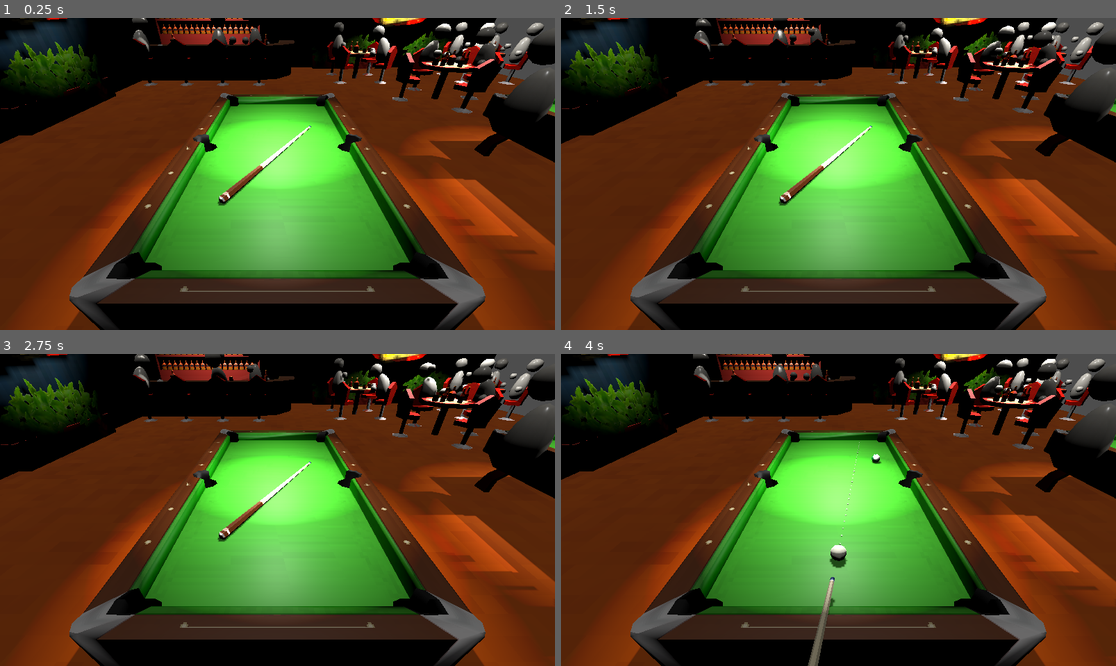
Above: before the commit, frames 1-4 (two rows, left to right).
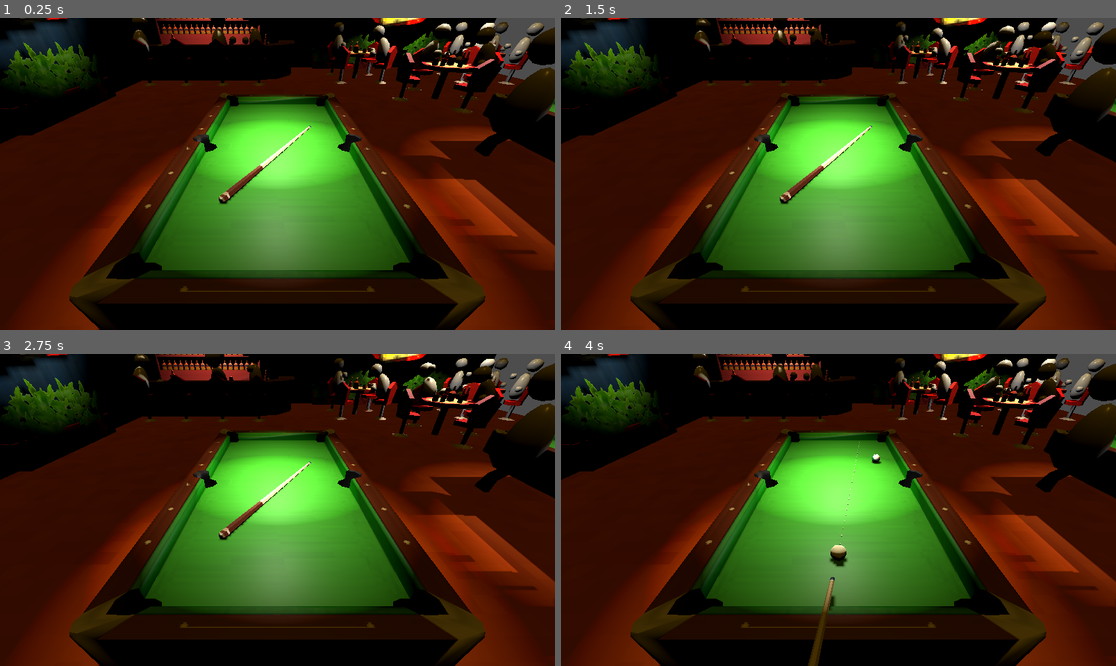
Above: after the commit, the same moments.

Repository: SaraLunaDev/LevelUp_GameJam_JSGS
Game: Godot game, scene res://Scenes/Debug/prueba_juego.tscn
Same seed, same stepped clock (60 frames per second), same inputs: the game is played once before the commit and once after it.
Inputs (mouse positions are in pixels of both pictures, inside the frame that each line leads up to):
- Up to frame 1 (0.25 s): no input
- Up to frame 2 (1.5 s): tap Enter at 0.5 s; move the mouse to (960, 158) at 0.52 s; press the mouse at (960, 158) at 0.53 s; release the mouse at (960, 158) at 1.25 s; drag from (727, 189) to (810, 236) at 1.27 s
- Up to frame 3 (2.75 s): tap Space at 2 s; move the mouse to (333, 441) at 2.02 s; press the mouse at (333, 441) at 2.03 s
- Up to frame 4 (4 s): release the mouse at (894, 441) at 2.75 s; drag from (810, 572) to (672, 463) at 2.77 s; tap Enter at 3.5 s; move the mouse to (1005, 556) at 3.52 s; press the mouse at (1005, 556) at 3.53 s; hold S from 3.53 s (still down)

The runs differ from the first frame. In frame 1, 61% of the frame differs, in the area x 0-100%, y 0-100%; in frame 2, 61%; in frame 3, 61%; in frame 4, 61%.

Commit message:
Cambiar Luz para probar Merge al Main

Diff:
--- a/Scenes/Debug/prueba_juego.tscn
+++ b/Scenes/Debug/prueba_juego.tscn
@@ -258,7 +258,14 @@
 transform = Transform3D(1, 0, 0, 0, 1, 0, 0, 0, 1, -9.47621e-08, 1.08381, 0.323483)
 light_energy = 2.0
 shadow_enabled = true
-spot_range = 14.004
+spot_range = 15.0
+spot_angle = 50.1478
+
+[node name="SpotLight3D11" type="SpotLight3D" parent="Luces"]
+transform = Transform3D(1, 0, 2.5411e-21, 0, 1, 0, 0, 0, 1, 6.00703e-08, -0.687516, 0.323483)
+light_energy = 2.0
+shadow_enabled = true
+spot_range = 15.0
 spot_angle = 50.1478
 
 [node name="SpotLight3D9" type="SpotLight3D" parent="Luces"]
@@ -286,13 +293,6 @@
 
 [node name="SpotLight3D3" type="SpotLight3D" parent="Luces"]
 transform = Transform3D(1, 0, 0, 0, 1, 0, 0, 0, 1, 15.7236, 1.0917, 0.184154)
-light_energy = 2.0
-shadow_enabled = true
-spot_range = 14.004
-spot_angle = 50.1478
-
-[node name="SpotLight3D11" type="SpotLight3D" parent="Luces"]
-transform = Transform3D(1, 0, 0, 0, 1, 0, 0, 0, 1, 6.00703e-08, -0.687516, 0.323483)
 light_energy = 2.0
 shadow_enabled = true
 spot_range = 14.004
@@ -350,4 +350,5 @@
 
 [node name="DirectionalLight3D" type="DirectionalLight3D" parent="Luces"]
 transform = Transform3D(1, 0, 0, 0, 1, 0, 0, 0, 1, 0, -9.63919e-07, 22.0498)
+light_color = Color(0.637425, 0.476263, 0.106798, 1)
 light_energy = 0.2
